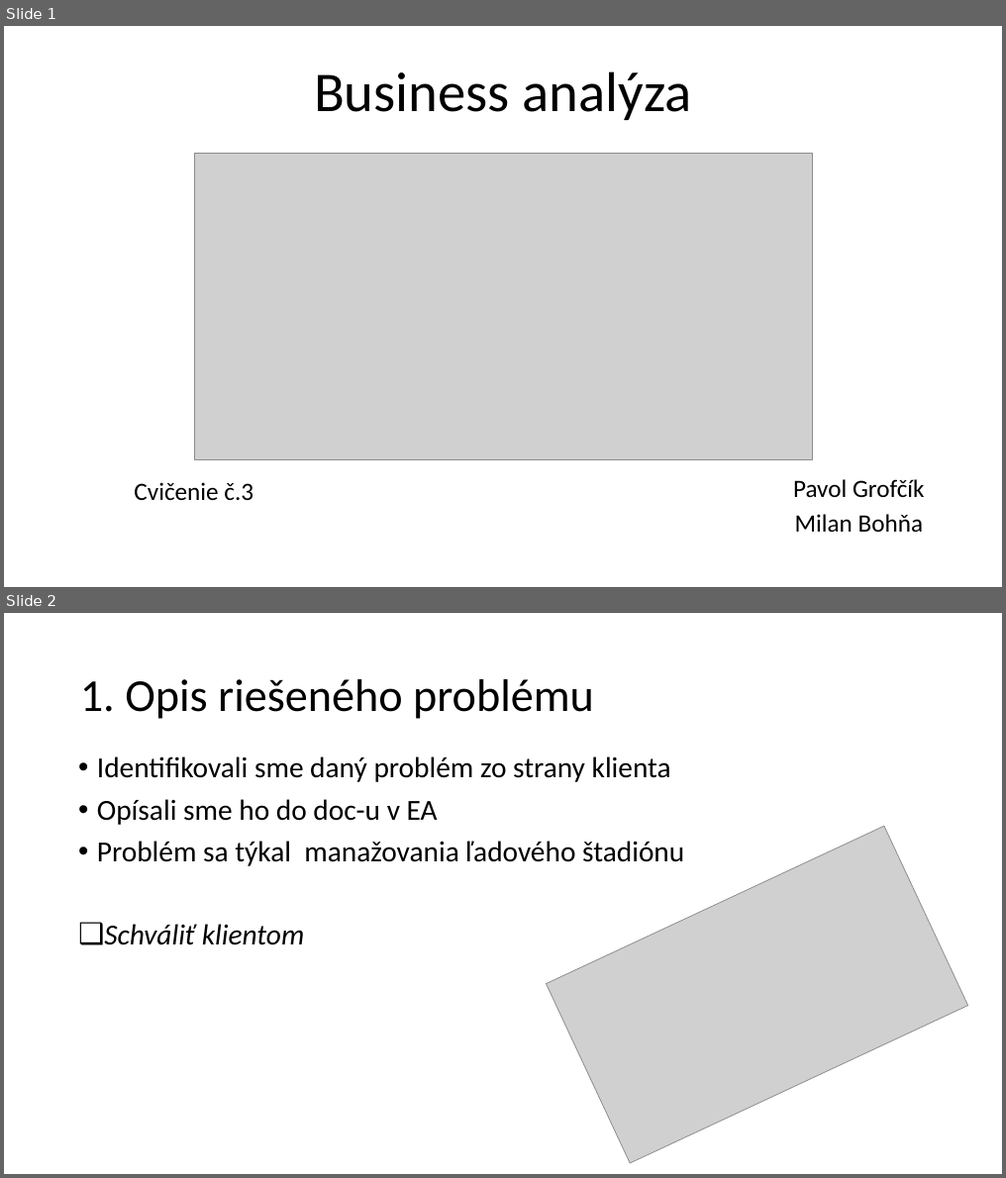
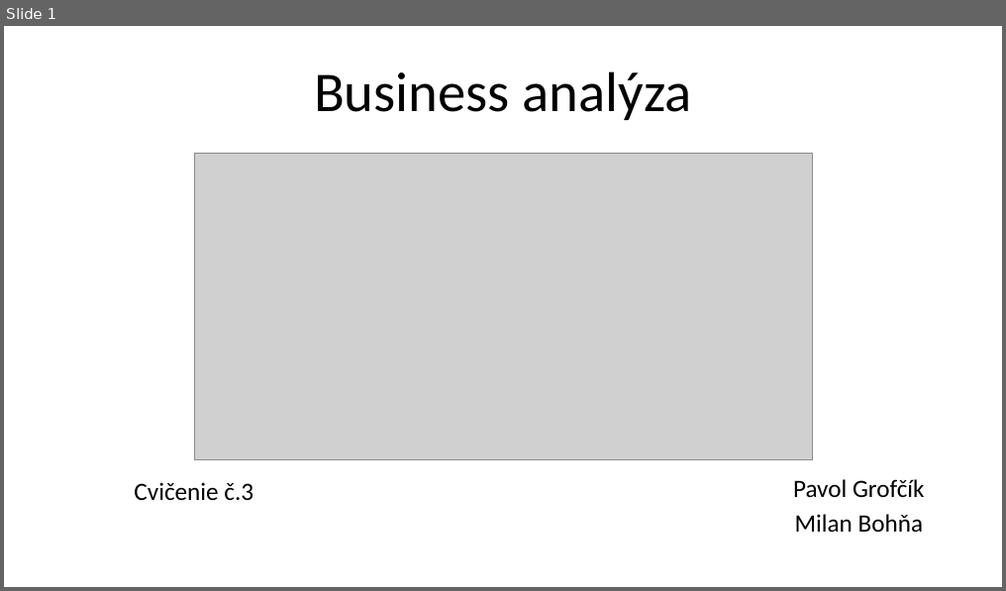
Before and after one commit to PavolGrofcik/PSI, a slide deck: PPT 3.pptx. Shown one above the other, each under a label of ours: slides 1 and 2 before the commit, slide 1 after it. The pictures are 1006x1178 and 1006x591 pixels, drawn with LibreOffice and Linux fonts; fonts in the diff are those of the drawing; grey boxes stand for pictures. Boxes give left, top, right and bottom in pixels: in the first picture for what was removed or moved away, otherwise in the second. Text is boxed around its words. In the diff, an @@ line names an element or a change of style, - is before the commit and + after.

```diff
--- a/PPT 3.pptx
+++ b/PPT 3.pptx
@@ slide 2 removed at bbox=[4, 613, 1002, 1174], background #FFFFFF @@
@@ title removed at bbox=[80, 679, 594, 719] @@
-1. Opis riešeného problému
@@ text removed at bbox=[97, 757, 684, 946] @@
-• Identifikovali sme daný problém zo strany klienta
-• Opísali sme ho do doc-u v EA
-• Problém sa týkal manažovania ľadového štadiónu
-❑ Schváliť klientom
@@ picture removed at bbox=[547, 826, 968, 1164] @@
```
Also in this commit, not shown: 3 slides added, 2 other slides removed, 2 other files.
